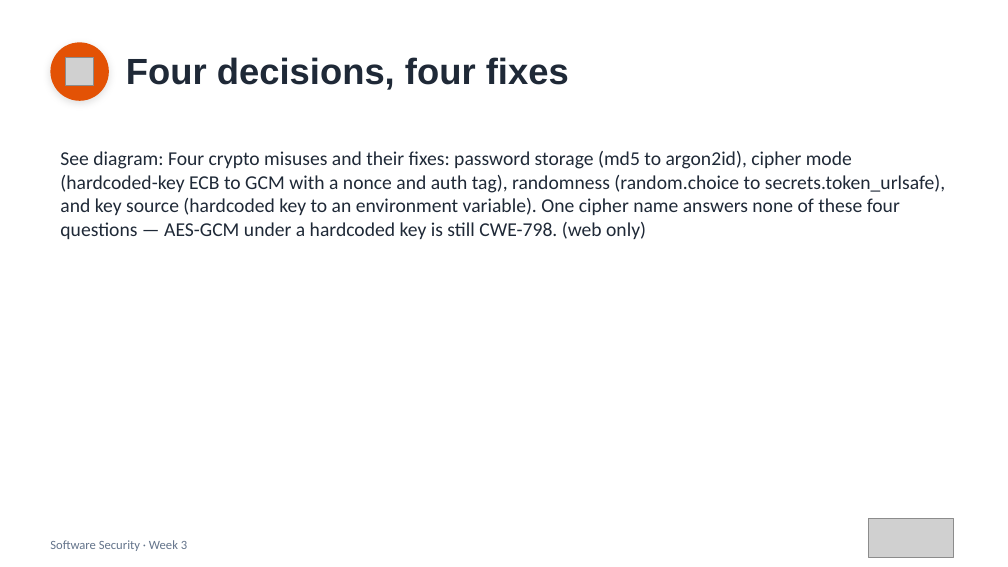
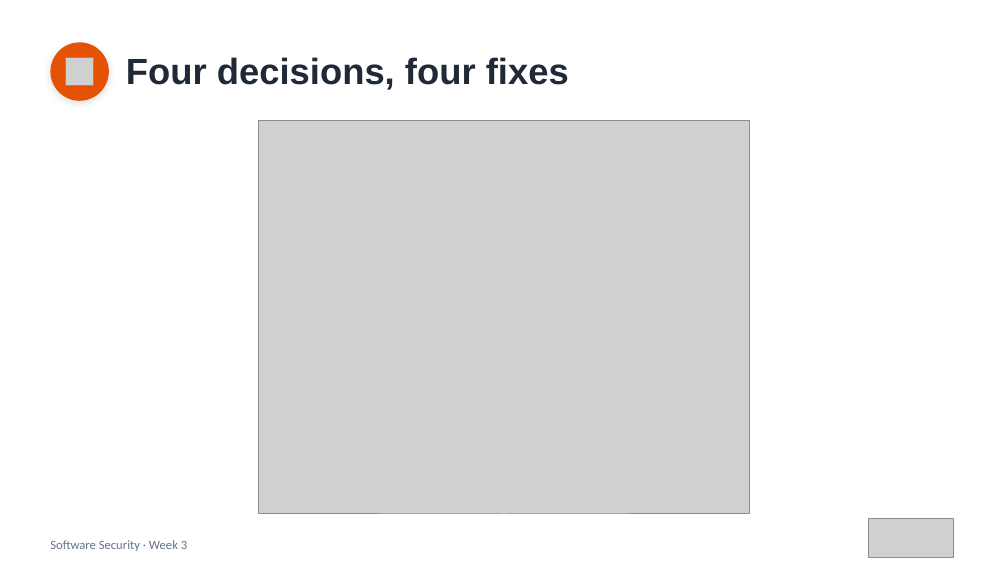
Before and after one commit to nutthakorn7/software-security, a slide deck: slide 15 of slides/pptx/week03.pptx. Drawn at 1008x567 pixels with LibreOffice and Linux fonts; fonts in the diff are those of the drawing; grey boxes stand for pictures. Boxes give left, top, right and bottom in pixels: in the first picture for what was removed or moved away, otherwise in the second. Text is boxed around its words. In the diff, an @@ line names an element or a change of style, - is before the commit and + after.

```diff
--- a/slides/pptx/week03.pptx
+++ b/slides/pptx/week03.pptx
@@ picture added at [258,121,750,514] @@
@@ text removed at [60,151,945,239] @@
-See diagram: Four crypto misuses and their fixes: password storage (md5 to argon2id), cipher mode (hardcoded-key ECB to GCM with a nonce and auth tag), randomness (random.choice to secrets.token_urlsafe), and key source (hardcoded key to an environment variable). One cipher name answers none of these four questions — AES-GCM under a hardcoded key is still CWE-798. (web only)
```
Also in this commit, not shown: 1 other slide changed, 18 other files.
